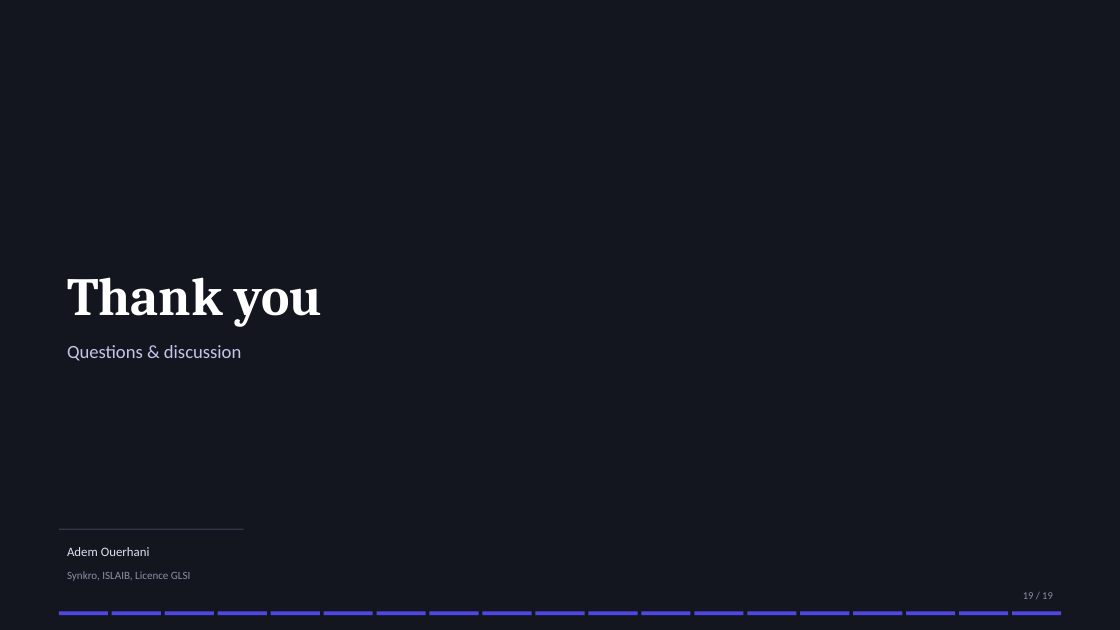
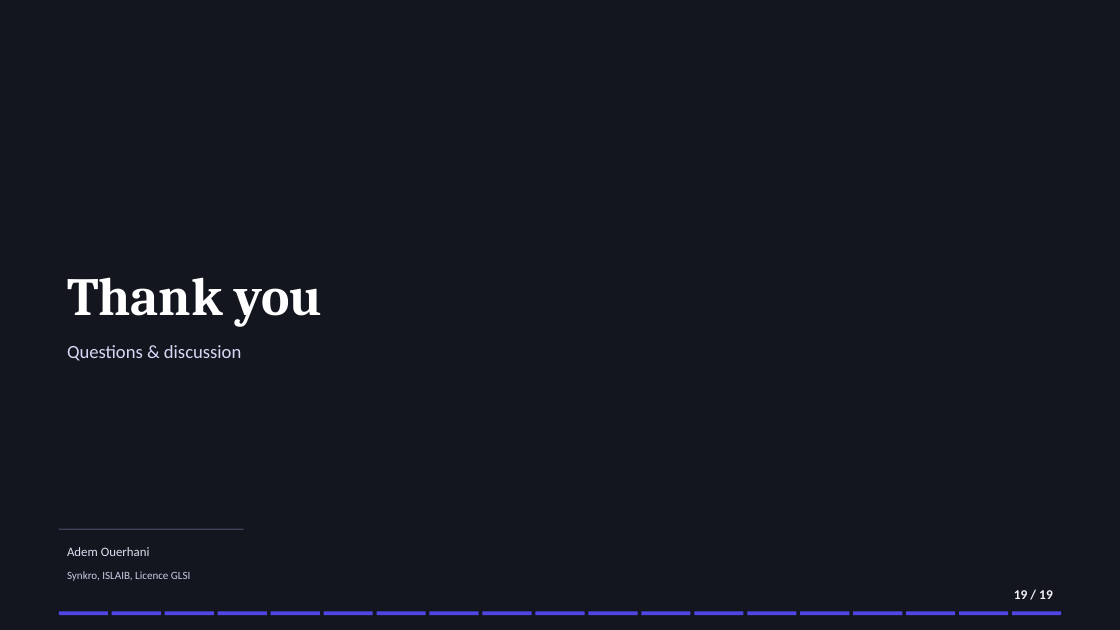
Before and after one commit to domdomxy/synkro, a slide deck: slide 19 of Synkro_PFA_Defense.pptx. Drawn at 1120x630 pixels with LibreOffice and Linux fonts; fonts in the diff are those of the drawing. Boxes give left, top, right and bottom in pixels: in the first picture for what was removed or moved away, otherwise in the second. Text is boxed around its words. In the diff, an @@ line names an element or a change of style, - is before the commit and + after.

```diff
--- a/Synkro_PFA_Defense.pptx
+++ b/Synkro_PFA_Defense.pptx
@@ text "Questions & discussion" at [67, 345, 241, 361]: text colour #C3C6E8 to #D6D8F5 @@
@@ line (59, 529) - (244, 529): stroke #343748 1 pt to #3E4258 1 pt @@
@@ text "Synkro, ISLAIB, Licence GLSI" at [67, 571, 190, 581]: text colour #8A8EA6 to #C7CAE3 @@
@@ text "19 / 19": place and size @@
-text "19 / 19" at [1023, 592, 1053, 599]
+text "19 / 19" at [1014, 590, 1053, 599]
@@ text "19 / 19" at [1014, 590, 1053, 599]: size 9 to 11.5 pt, text colour #8A8EA6 to #F2F2F7, bold on @@
```
Also in this commit, not shown: 18 other slides changed, 2 other files.
